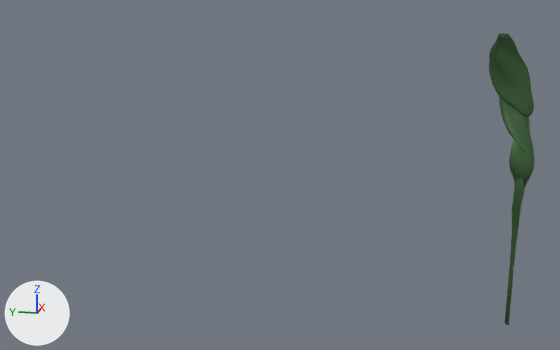
Renders of the Blender file game art/Algue 01.blend from each side of a commit.
Rendered twice from a 50 mm lens placed at (-22.76, 2.41, 7.68), pointed at (-0.02, 6.96, 2.0). Every picture has the same lights, and +X, +Y and +Z are marked at lower left.

Before the edit, the objects in view are built like this:
```python
me_sphere_002 = bpy.data.meshes.new('Sphere.002')
me_sphere_002.from_pydata(...)  # 1606 vertices, 1666 faces; spans x -6.14..5.98, y -0.58..5.71, z -7.04..2.05
me_sphere_002.polygons.foreach_set('use_smooth', [True] * 1666)
me_sphere_002.materials.append(mat_material_001)  # dark green #4b7046
ob_sphere_002 = bpy.data.objects.new('Sphere.002', me_sphere_002)
ob_sphere_002.location = (0.15, 0.02, 4.72)
ob_sphere_002.rotation_euler = (-0.491, 0.108, 0.199)  # degrees (-28, 6.2, 11)
ob_sphere_002.scale = (0.129, 0.579, 0.891)
_m = ob_sphere_002.modifiers.new('Decimate', 'DECIMATE')
```
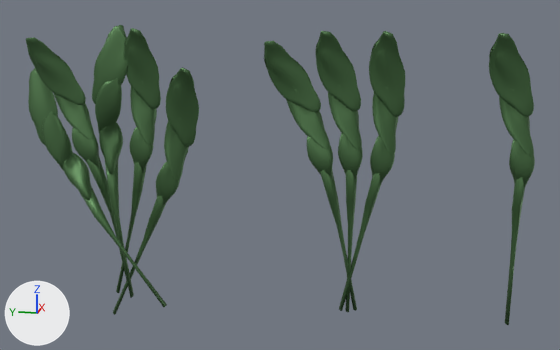
Boxes [x1, y1, x2, y2] around the edits, measured in the pictures (560 x 350 px):
'algue solo.004', added (green): after [26, 25, 199, 315]
'algue solo.003', added (green): after [264, 31, 405, 312]

Patch to the scene script:
```diff
--- a/game art/Algue 01.blend.py
+++ b/game art/Algue 01.blend.py
@@ me_sphere_008 @@
+me_sphere_008.from_pydata(...)  # 8030 vertices, 8330 faces; spans x -0.85..0.76, y -2.83..3.07, z -6.13..3.42
+me_sphere_008.polygons.foreach_set('use_smooth', [True] * 8330)
+me_sphere_008.materials.append(mat_material_001)  # dark green #4b7046
@@ me_sphere_005 @@
+me_sphere_005.from_pydata(...)  # 4818 vertices, 4998 faces; spans x -0.47..0.39, y -1.68..2.41, z -5.83..2.94
+me_sphere_005.polygons.foreach_set('use_smooth', [True] * 4998)
+me_sphere_005.materials.append(mat_material_001)  # dark green #4b7046
@@ ob_algue_solo_004 @@
+ob_algue_solo_004 = bpy.data.objects.new('algue solo.004', me_sphere_008)
+ob_algue_solo_004.location = (-0.15, 12.3, 3.05)
+_m = ob_algue_solo_004.modifiers.new('Decimate', 'DECIMATE')
@@ ob_algue_solo_003 @@
+ob_algue_solo_003 = bpy.data.objects.new('algue solo.003', me_sphere_005)
+ob_algue_solo_003.location = (-0.17, 4.95, 3.47)
+_m = ob_algue_solo_003.modifiers.new('Decimate', 'DECIMATE')
```
